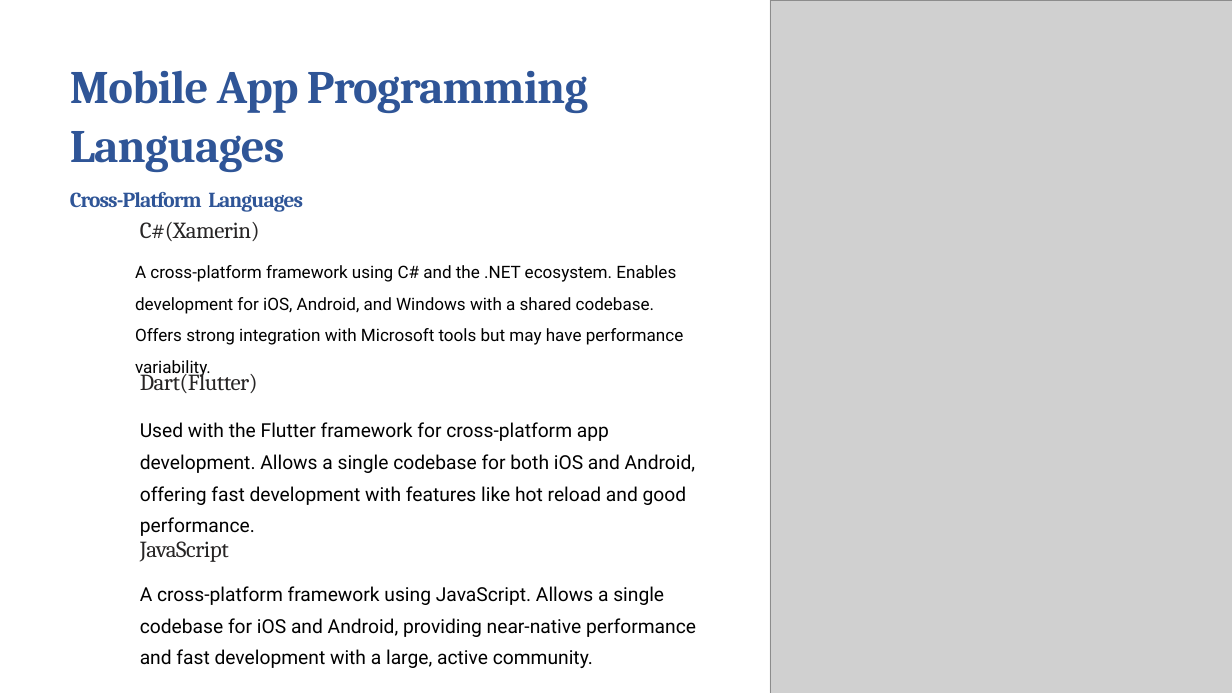
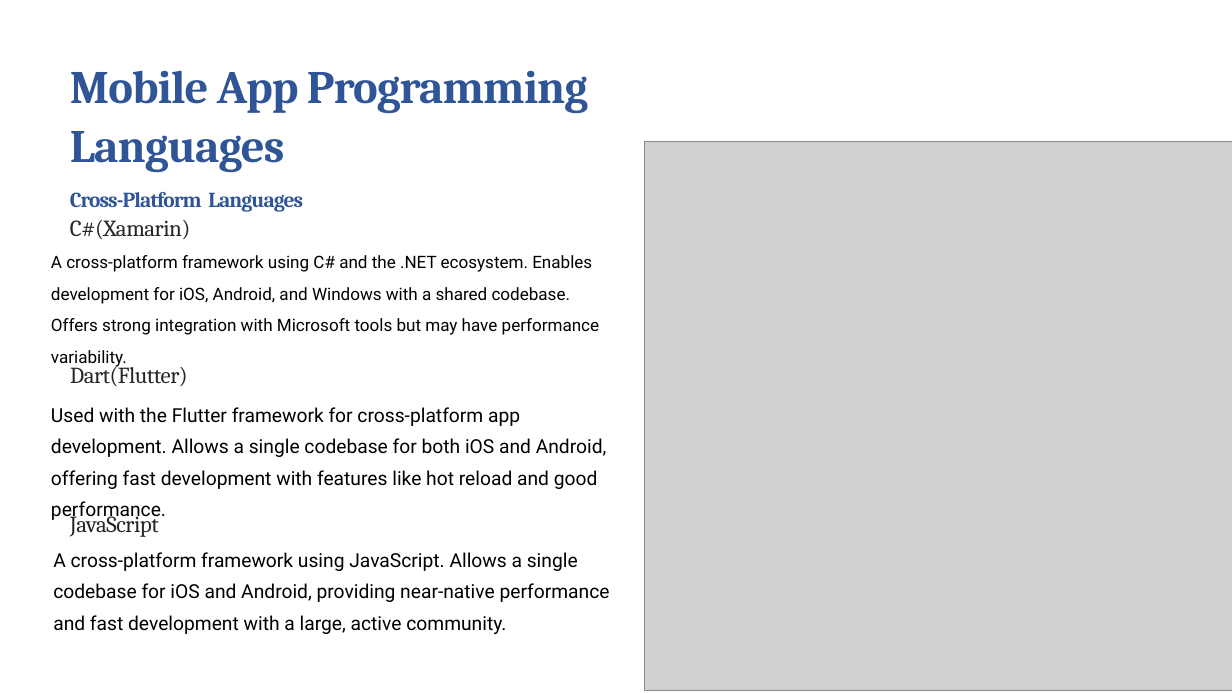
Before and after one commit to Pascaline-sudo/Group_1, a slide deck: slide 4 of Task 1 Powerpoint.pptx. Drawn at 1232x693 pixels with LibreOffice and Linux fonts; fonts in the diff are those of the drawing; grey boxes stand for pictures; background and template pictures are left out. Boxes give left, top, right and bottom in pixels: in the first picture for what was removed or moved away, otherwise in the second. Text is boxed around its words. In the diff, an @@ line names an element or a change of style, - is before the commit and + after.

```diff
--- a/Task 1 Powerpoint.pptx
+++ b/Task 1 Powerpoint.pptx
@@ picture: place and size @@
-picture at bbox=[770, 0, 1232, 693]
+picture at bbox=[644, 142, 1232, 690]
@@ text at bbox=[70, 220, 190, 239]: text changed @@
-C#(Xamerin)
+C#(Xamarin)
@@ text "A cross-platform framework using C# ...": place and size @@
-text "A cross-platform framework using C# ..." at bbox=[135, 265, 684, 378]
+text "A cross-platform framework using C# ..." at bbox=[51, 255, 600, 368]
@@ text "Dart(Flutter)": place and size @@
-text "Dart(Flutter)" at bbox=[140, 369, 258, 393]
+text "Dart(Flutter)" at bbox=[70, 363, 188, 386]
@@ text "Used with the Flutter framework ...": place and size @@
-text "Used with the Flutter framework ..." at bbox=[140, 422, 696, 536]
+text "Used with the Flutter framework ..." at bbox=[51, 407, 607, 522]
@@ text "JavaScript" rewrapped from bbox=[140, 541, 229, 562] to bbox=[70, 511, 159, 537] @@
@@ text "A cross-platform framework using JavaScript. ...": place and size @@
-text "A cross-platform framework using JavaScript. ..." at bbox=[140, 586, 696, 668]
+text "A cross-platform framework using JavaScript. ..." at bbox=[53, 552, 610, 634]
```
Also in this commit, not shown: 8 other slides changed, 2 slides added, 3 slides removed.
